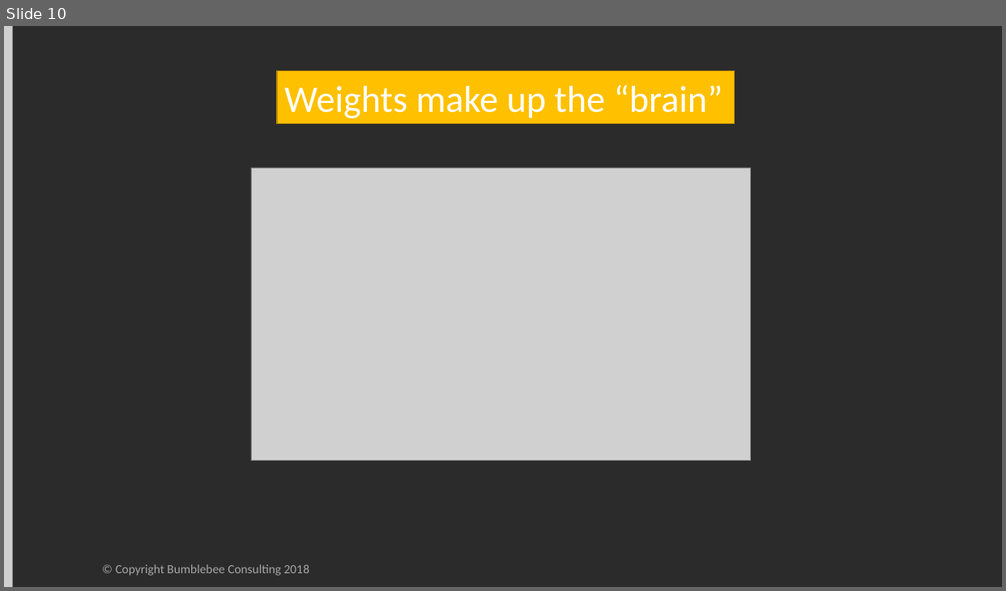
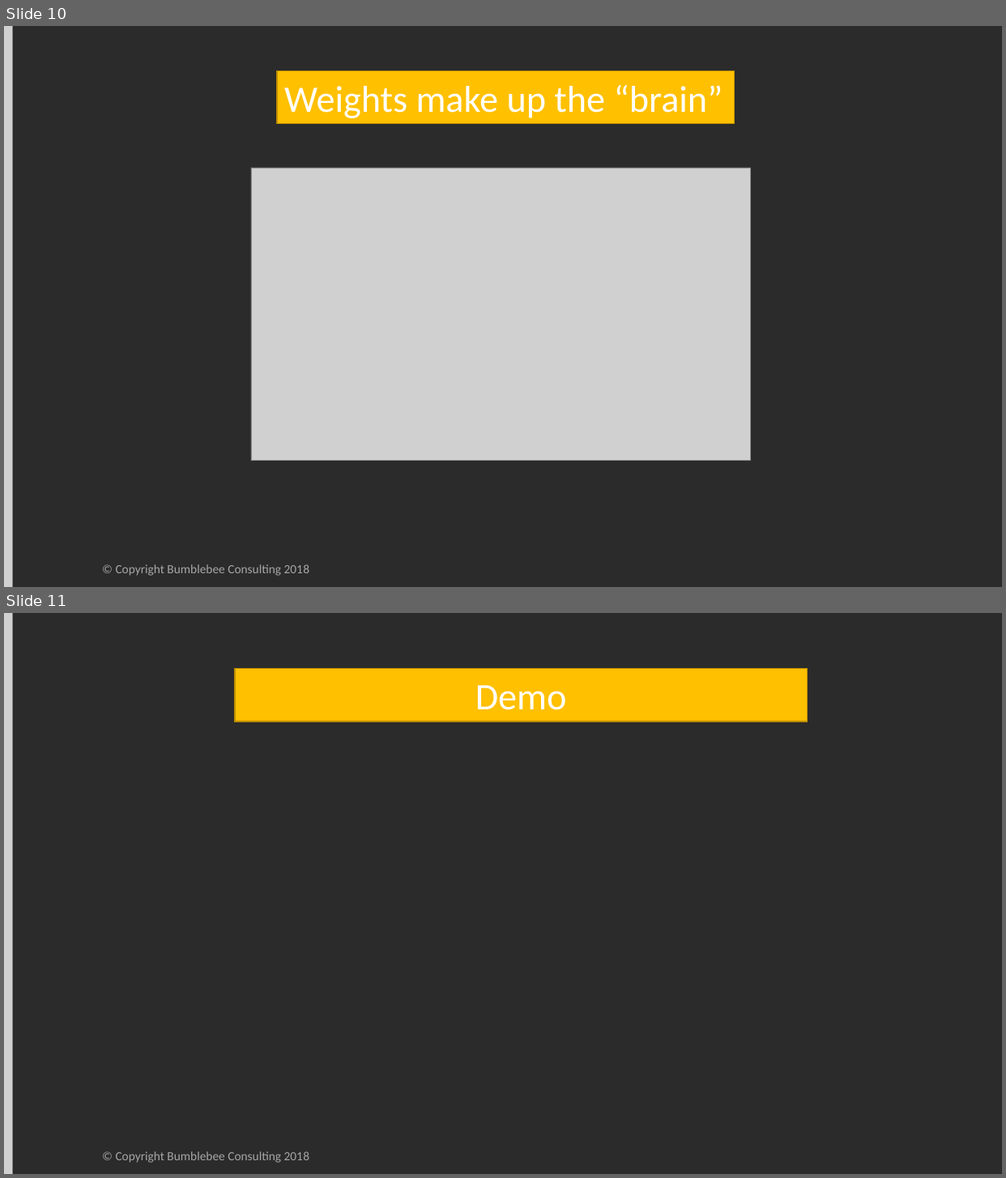
Before and after one commit to pcfour/deep-learning-presentation, a slide deck: documents/Deep Learning with Neural Nets.pptx. Shown one above the other, each under a label of ours: slide 10 before the commit, slides 10 and 11 after it. The pictures are 1006x591 and 1006x1178 pixels, drawn with LibreOffice and Linux fonts; fonts in the diff are those of the drawing; grey boxes stand for pictures; background and template pictures are left out. Boxes give left, top, right and bottom in pixels: in the first picture for what was removed or moved away, otherwise in the second. Text is boxed around its words. In the diff, an @@ line names an element or a change of style, - is before the commit and + after.

```diff
--- a/documents/Deep Learning with Neural Nets.pptx
+++ b/documents/Deep Learning with Neural Nets.pptx
@@ slide 11 added at (4,613,1002,1174), background #2B2B2B @@
@@ picture added at (4,613,13,1174) @@
@@ rectangle added at (236,668,808,722), fill #FFC000, outline #BD8E00 1 pt, 36 pt, text #FFFFFF @@
+Demo
@@ text added at (116,1152,310,1163), 12 pt, text #A6A6A6 @@
+© Copyright Bumblebee Consulting 2018
```
Also in this commit, not shown: 1 slide changed, 2 other slides added, 5 other files.
